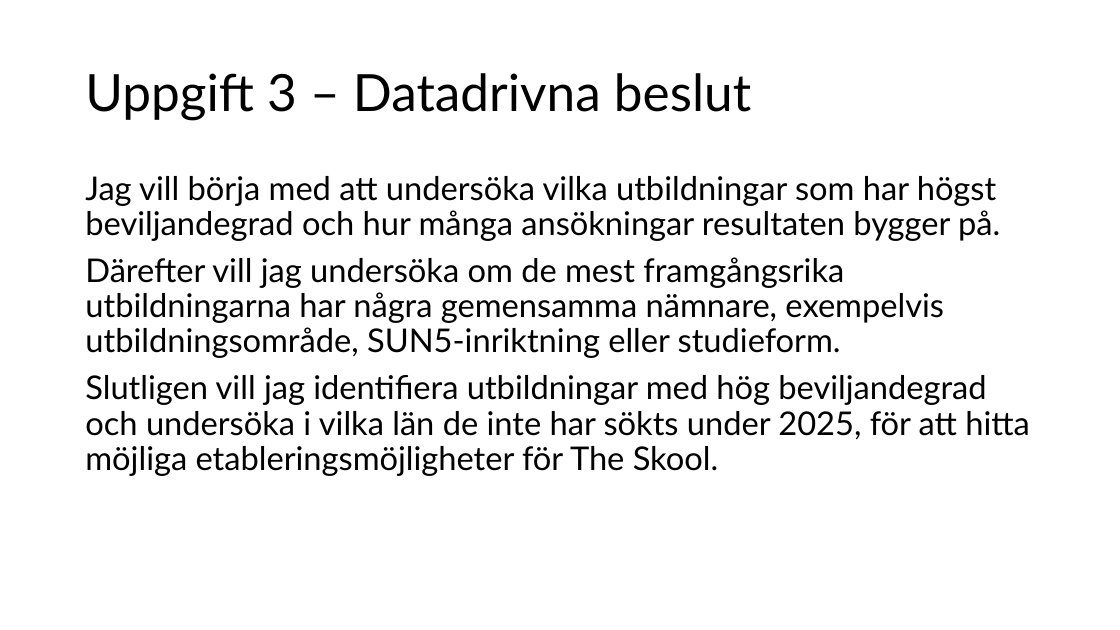
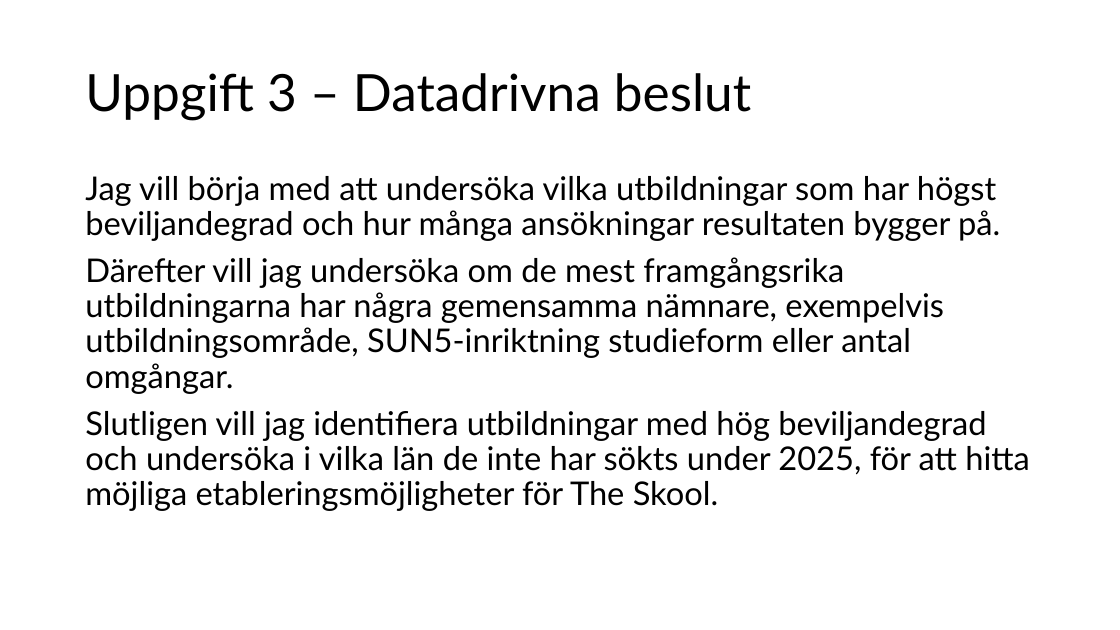
Before and after one commit to dosselicious/the_skool_jens_dossel, a slide deck: slide 13 of The Skool - Jens Dossel.pptx. Drawn at 1120x630 pixels with LibreOffice and Linux fonts; fonts in the diff are those of the drawing. Boxes give left, top, right and bottom in pixels: in the first picture for what was removed or moved away, otherwise in the second. Text is boxed around its words. In the diff, an @@ line names an element or a change of style, - is before the commit and + after.

Commit message:
presentation uppdaterad igen...

```diff
--- a/The Skool - Jens Dossel.pptx
+++ b/The Skool - Jens Dossel.pptx
@@ text at [85,257,944,394]: text changed @@
-Därefter vill jag undersöka om de mest framgångsrika utbildningarna har några gemensamma nämnare, exempelvis utbildningsområde, SUN5-inriktning eller studieform.
+Därefter vill jag undersöka om de mest framgångsrika utbildningarna har några gemensamma nämnare, exempelvis utbildningsområde, SUN5-inriktning studieform eller antal omgångar.
```
Also in this commit, not shown: 1 other file.
